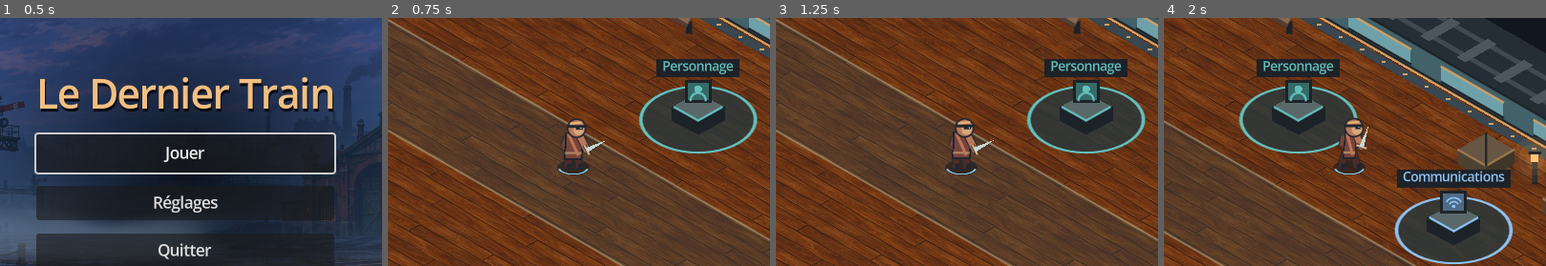
Above: before the commit, frames 1-4 (left to right).
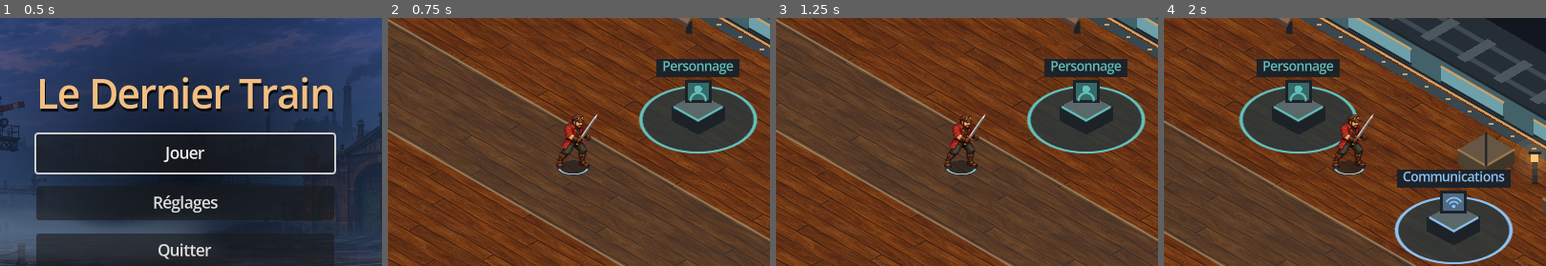
Above: after the commit, the same moments.

Repository: NicolasFerec/le-dernier-train
Game: Godot game, scene res://ui/main_menu.tscn
The game is run twice, just before and just after one commit, with the same random seed, the same clock (stepped at 60 frames per second) and the same inputs. Sound files missing from this copy of the repository are replaced by a short silence.
Inputs (mouse positions are % of the whole screen's width and height, from its top left):
- Up to frame 1 (0.5 s): no input
- Up to frame 2 (0.75 s): click "Jouer" at 0.5 s
- Up to frame 3 (1.25 s): no input
- Up to frame 4 (2 s): tap Enter (ui_accept) at 1.25, 1.52 s; move the mouse to (72, 45) at 1.27 s; hold D (move_right) from 1.28 s (still down); hold J (attack) from 1.28 s (still down); click (72, 45) at 1.42 s
The pictures show only the part of the screen within x 26-76%, y 20-70%; the shares and areas given below are measured in that part.

Frame 1 is identical in both runs. In frame 2, 1.2% of the frame differs, in the area x 44-57%, y 38-61%; in frame 3, 1.2%; in frame 4, 1.2%.

Commit message:
Keep the fighter sprite visible between attacks

Diff:
--- a/player/character_visual.gd
+++ b/player/character_visual.gd
@@ -69,12 +69,18 @@
 			draw_line(start, start - facing * (30 - offset), Color(team, 0.54), 3, true)
 	if attack > 0:
 		_draw_swing(attack, team, attack_angle - half_angle, swing_edge)
-		var swing_facing := snappedf(weapon_facing.angle(), PI / 4)
-		if not scout and actor.weapon == 0 and not dashing and is_equal_approx(swing_facing, PI / 4):
-			var frame := mini(3, floori(attack * 4.0))
-			var cell := Vector2(frame % 2, frame >> 1) * ATTACK_CELL
-			draw_texture_rect_region(ATTACK_SHEET, Rect2(-ATTACK_ANCHOR, ATTACK_CELL), Rect2(cell, ATTACK_CELL))
-			return
+
+	if not scout and actor.weapon == 0:
+		var frame := 3
+		if attack > 0 and not dashing:
+			frame = mini(3, floori(attack * 4.0))
+		var cell := Vector2(frame % 2, frame >> 1) * ATTACK_CELL
+		var flip := weapon_facing.x < -0.1
+		if flip:
+			draw_set_transform(Vector2.ZERO, 0, Vector2(-1, 1))
+		draw_texture_rect_region(ATTACK_SHEET, Rect2(-ATTACK_ANCHOR, ATTACK_CELL), Rect2(cell, ATTACK_CELL))
+		draw_set_transform(Vector2.ZERO)
+		return
 
 	for side in [-1, 1]:
 		var foot: Vector2 = Vector2(side * 6 * width, -1) + facing * side * stride
Not shown, changed: player/attack-asset.md
